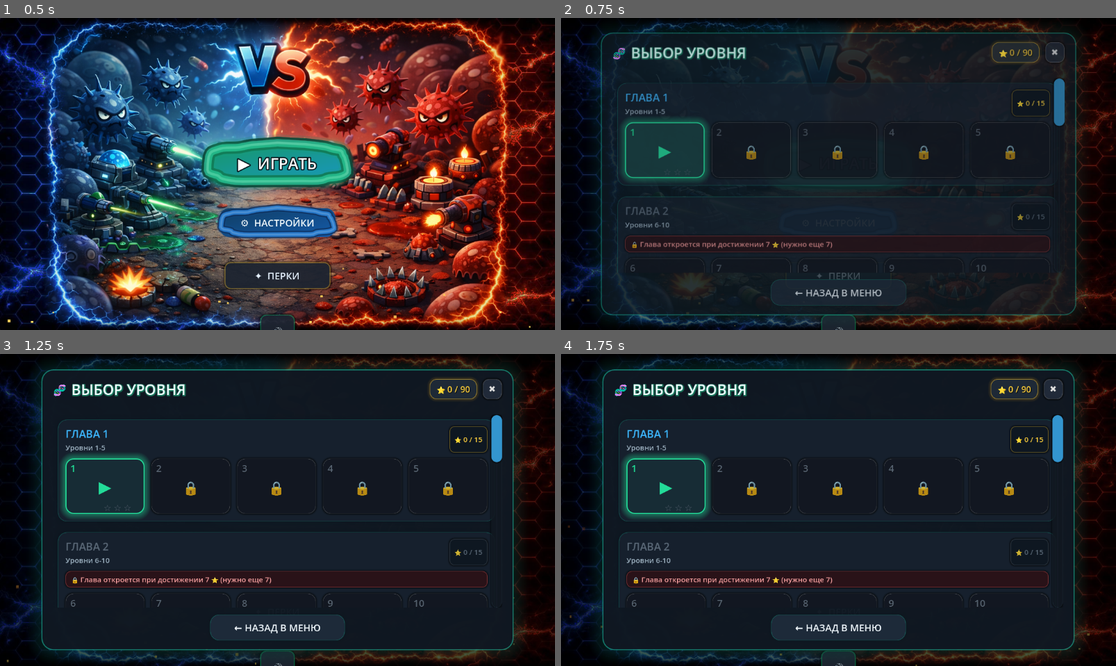
Above: before the commit, frames 1-4 (two rows, left to right).
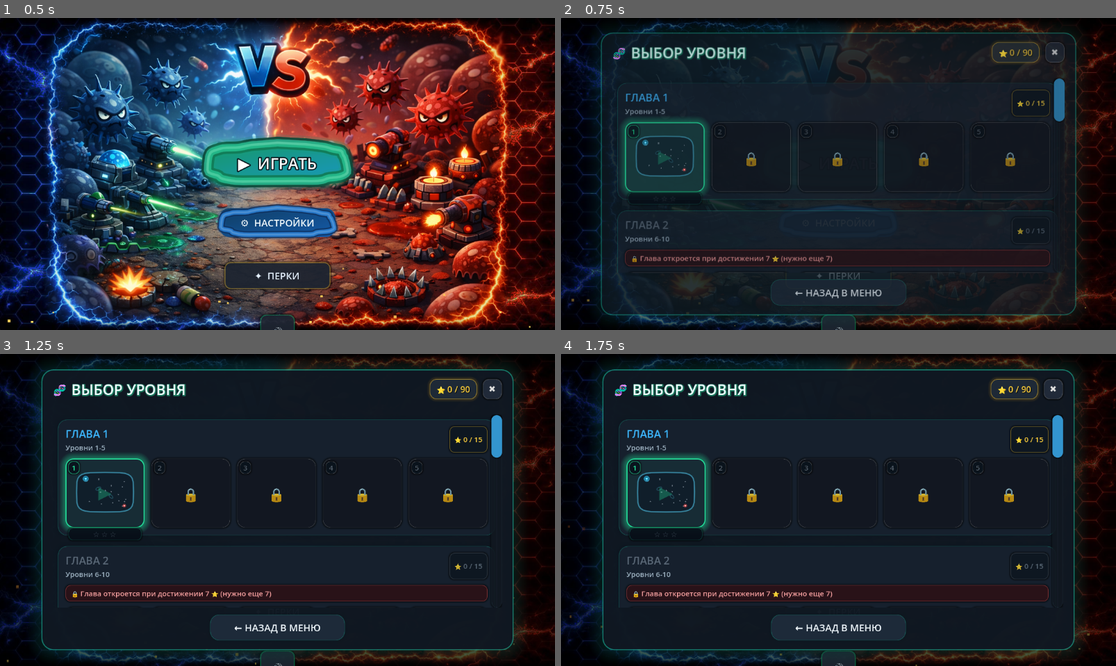
Above: after the commit, the same moments.

Repository: alexey231090/CellColony
Game: Godot game, scene res://scenes/ui/main_menu/main_menu.tscn
The game is run twice, just before and just after one commit, with the same random seed, the same clock (stepped at 60 frames per second) and the same inputs.
Inputs:
- Up to frame 1 (0.5 s): no input
- Up to frame 2 (0.75 s): click "▶ ИГРАТЬ" at 0.5 s
- Up to frame 3 (1.25 s): no input
- Up to frame 4 (1.75 s): click "▶ ИГРАТЬ" at 1.25 s

Frame 1 is identical in both runs. In frame 2, 3.8% of the frame differs, in the area x 10-91%, y 31-82%; in frame 3, 4.0%; in frame 4, 4.0%.

Commit message:
feat: add map preview and improve level cards

Diff:
--- a/scenes/ui/main_menu/main_menu.gd
+++ b/scenes/ui/main_menu/main_menu.gd
@@ -40,13 +40,14 @@
 const MUSIC_BUS_NAME: StringName = &"Music"
 const DEV_CONSOLE_SCENE := preload("res://scenes/ui/dev_console.tscn")
 const BUTTON_HOVER_SOUND := preload("res://audio/Button_click.ogg")
-const BUTTON_HOVER_VOLUME_DB: float = -8.0
+const BUTTON_HOVER_VOLUME_DB: float = 0.0
 const BUTTON_CLICK_SOUND := preload("res://audio/clickWhooh.ogg")
 const BUTTON_CLICK_VOLUME_DB: float = -14.0
 const BUTTON_CLICK_PITCH_SCALE: float = 1.8
 const SHIELD_ICON := preload("res://assets/sprites/shield.png")
 const RAPID_FIRE_ICON := preload("res://assets/sprites/speedfire2.png")
 const SPEED_ICON := preload("res://assets/sprites/speed.png")
+const LEVEL_MAP_PREVIEW_SCRIPT := preload("res://scripts/ui/level_map_preview.gd")
 
 class MenuPerkIcon extends Control:
 	var perk_id: String = ""
@@ -987,94 +988,132 @@
 	var is_current_target := is_unlocked and (level_num == unlocked_levels)
 
 	var btn = Button.new()
-	# Адаптивный размер: расширяется по горизонтали, чтобы гармонично заполнять колонку
-	btn.custom_minimum_size = Vector2(90, 115)
+	# Увеличенная высота карточки для отличного отображения номера, карты и звезд
+	btn.custom_minimum_size = Vector2(96, 144)
 	btn.size_flags_horizontal = Control.SIZE_EXPAND_FILL
 	btn.mouse_default_cursor_shape = Control.CURSOR_POINTING_HAND if is_unlocked else Control.CURSOR_FORBIDDEN
 
-	var num_lbl = Label.new()
+	# 1. Верхний бейдж номера уровня
+	var num_pill := PanelContainer.new()
+	num_pill.set_anchors_and_offsets_preset(Control.PRESET_TOP_LEFT)
+	num_pill.position = Vector2(6, 6)
+	num_pill.mouse_filter = Control.MOUSE_FILTER_IGNORE
+
+	var num_pill_border := (LEVEL_ACCENT * Color(1, 1, 1, 0.8)) if is_current_target else (LEVEL_PANEL_BORDER * Color(1, 1, 1, 0.5) if is_unlocked else Color(1, 1, 1, 0.12))
+	var num_pill_sb := _make_stylebox(Color(0.04, 0.08, 0.12, 0.85), 8, 1, num_pill_border)
+	num_pill_sb.content_margin_left = 7
+	num_pill_sb.content_margin_right = 7
+	num_pill_sb.content_margin_top = 2
+	num_pill_sb.content_margin_bottom = 2
+	num_pill.add_theme_stylebox_override("panel", num_pill_sb)
+
+	var num_lbl := Label.new()
 	num_lbl.text = str(level_num)
-	num_lbl.set_anchors_and_offsets_preset(Control.PRESET_TOP_LEFT)
 	num_lbl.mouse_filter = Control.MOUSE_FILTER_IGNORE
-	num_lbl.position = Vector2(10, 6)
-	var num_settings = LabelSettings.new()
+	var num_settings := LabelSettings.new()
 	num_settings.font = level_ui_font
-	num_settings.font_size = 20
-	num_settings.shadow_color = Color(0, 0, 0, 0.4)
+	num_settings.font_size = 15
+	num_settings.font_color = LEVEL_ACCENT if is_current_target else (LEVEL_TEXT if is_unlocked else LEVEL_LOCKED_TEXT)
+	num_settings.shadow_color = Color(0, 0, 0, 0.6)
 	num_settings.shadow_offset = Vector2(0, 1)
 	num_lbl.label_settings = num_settings
-
-	var icon_lbl = Label.new()
+	num_pill.add_child(num_lbl)
+
+	# 2. Центральная иконка (полупрозрачный ▶ для текущего, 🔒 для закрытого)
+	var icon_lbl := Label.new()
 	icon_lbl.set_anchors_and_offsets_preset(Control.PRESET_FULL_RECT)
+	icon_lbl.offset_top = 26
+	icon_lbl.offset_bottom = -32
 	icon_lbl.horizontal_alignment = HORIZONTAL_ALIGNMENT_CENTER
 	icon_lbl.vertical_alignment = VERTICAL_ALIGNMENT_CENTER
 	icon_lbl.mouse_filter = Control.MOUSE_FILTER_IGNORE
 
-	var stars_lbl = Label.new()
+	# 3. Нижний стеклянный трей звезд
+	var stars_tray := PanelContainer.new()
+	stars_tray.set_anchors_and_offsets_preset(Control.PRESET_BOTTOM_WIDE)
+	stars_tray.custom_minimum_size.y = 26
+	stars_tray.offset_left = 6
+	stars_tray.offset_right = -6
+	stars_tray.offset_bottom = -6
+	stars_tray.mouse_filter = Control.MOUSE_FILTER_IGNORE
+
+	var tray_border := (LEVEL_ACCENT_GOLD * Color(1, 1, 1, 0.5)) if best_stars > 0 else (LEVEL_PANEL_BORDER * Color(1, 1, 1, 0.3) if is_unlocked else Color(1, 1, 1, 0.08))
+	var tray_sb := _make_stylebox(Color(0.03, 0.06, 0.10, 0.88), 9, 1, tray_border)
+	tray_sb.content_margin_left = 4
+	tray_sb.content_margin_right = 4
+	tray_sb.content_margin_top = 2
+	tray_sb.content_margin_bottom = 2
+	stars_tray.add_theme_stylebox_override("panel", tray_sb)
+
+	var stars_lbl := Label.new()
 	stars_lbl.text = stars_text
-	stars_lbl.set_anchors_and_offsets_preset(Control.PRESET_BOTTOM_WIDE)
 	stars_lbl.horizontal_alignment = HORIZONTAL_ALIGNMENT_CENTER
-	stars_lbl.position.y = -26
-	stars_lbl.custom_minimum_size.y = 22
+	stars_lbl.vertical_alignment = VERTICAL_ALIGNMENT_CENTER
 	stars_lbl.mouse_filter = Control.MOUSE_FILTER_IGNORE
 
-	var stars_set = LabelSettings.new()
+	var stars_set := LabelSettings.new()
 	stars_set.font = level_ui_font
-	stars_set.font_size = 18
+	stars_set.font_size = 15
+	if best_stars > 0:
+		stars_set.font_color = LEVEL_ACCENT_GOLD
+		stars_set.outline_size = 1
+		stars_set.outline_color = Color(0.35, 0.22, 0.04, 0.9)
+		stars_set.shadow_color = Color(1.0, 0.72, 0.15, 0.4)
+		stars_set.shadow_size = 4
+	else:
+		stars_set.font_color = Color(0.48, 0.56, 0.62, 0.45)
 	stars_lbl.label_settings = stars_set
+	stars_tray.add_child(stars_lbl)
 
 	if is_unlocked:
 		_attach_hover_sound(btn)
 		_attach_click_sound(btn)
 
+		var preview_ctrl := LEVEL_MAP_PREVIEW_SCRIPT.new() as LevelMapPreview
+		var lvl_data: Dictionary = {}
+		if level_manager != null:
+			lvl_data = level_manager.get_level_data(level_num)
+		preview_ctrl.setup(lvl_data)
+		preview_ctrl.set_anchors_and_offsets_preset(Control.PRESET_FULL_RECT)
+		preview_ctrl.offset_left = 3
+		preview_ctrl.offset_right = -3
+		preview_ctrl.offset_top = 26
+		preview_ctrl.offset_bottom = -30
+		preview_ctrl.mouse_filter = Control.MOUSE_FILTER_IGNORE
+		btn.add_child(preview_ctrl)
+
+		icon_lbl.text = "▶"
+		icon_lbl.add_theme_font_size_override("font_size", 36)
+		icon_lbl.add_theme_color_override("font_color", LEVEL_ACCENT)
+
 		if is_current_target:
-			icon_lbl.text = "▶"
-			icon_lbl.add_theme_font_size_override("font_size", 34)
-			icon_lbl.modulate.a = 0.95
-			num_settings.font_color = LEVEL_ACCENT
-			icon_lbl.add_theme_color_override("font_color", LEVEL_ACCENT)
-		elif best_stars > 0:
-			icon_lbl.text = "◈"
-			icon_lbl.add_theme_font_size_override("font_size", 38)
-			icon_lbl.modulate.a = 0.85
-			num_settings.font_color = LEVEL_TEXT
-			icon_lbl.add_theme_color_override("font_color", LEVEL_ACCENT_BLUE)
+			icon_lbl.visible = true
+			icon_lbl.modulate = Color(1.0, 1.0, 1.0, 0.3)
 		else:
-			icon_lbl.text = "◉"
-			icon_lbl.add_theme_font_size_override("font_size", 38)
-			icon_lbl.modulate.a = 0.4
-			num_settings.font_color = LEVEL_TEXT
-			icon_lbl.add_theme_color_override("font_color", LEVEL_TEXT_DIM)
-
-		if best_stars > 0:
-			stars_set.font_color = LEVEL_ACCENT_GOLD
-			stars_set.outline_size = 2
-			stars_set.outline_color = Color(0.35, 0.22, 0.04, 0.9)
-			stars_set.shadow_color = Color(1.0, 0.72, 0.15, 0.35)
-			stars_set.shadow_size = 4
-		else:
-			stars_set.font_color = Color(0.55, 0.62, 0.66, 0.5)
-			stars_set.outline_size = 1
-			stars_set.outline_color = Color(0.1, 0.15, 0.2, 0.7)
+			icon_lbl.visible = false
+			icon_lbl.modulate = Color(1.0, 1.0, 1.0, 0.0)
 
 		btn.mouse_entered.connect(func():
 			btn.pivot_offset = btn.size * 0.5
-			icon_lbl.modulate.a = 1.0
+			icon_lbl.visible = true
 			var t = btn.create_tween()
 			t.tween_property(btn, "scale", Vector2(1.05, 1.05), 0.15).set_trans(Tween.TRANS_BACK).set_ease(Tween.EASE_OUT)
 			t.parallel().tween_property(btn, "modulate", Color(1.05, 1.05, 1.05, 1.0), 0.15)
+			t.parallel().tween_property(icon_lbl, "modulate:a", 0.85, 0.15)
 		)
 		btn.mouse_exited.connect(func():
 			btn.pivot_offset = btn.size * 0.5
-			icon_lbl.modulate.a = 0.85 if best_stars > 0 else (0.95 if is_current_target else 0.4)
+			var target_alpha: float = 0.3 if is_current_target else 0.0
 			var t = btn.create_tween()
 			t.tween_property(btn, "scale", Vector2(1.0, 1.0), 0.12).set_trans(Tween.TRANS_QUAD).set_ease(Tween.EASE_IN_OUT)
 			t.parallel().tween_property(btn, "modulate", Color.WHITE, 0.12)
+			t.parallel().tween_property(icon_lbl, "modulate:a", target_alpha, 0.12)
+			if not is_current_target:
+				t.tween_callback(func(): if is_instance_valid(icon_lbl) and not btn.is_hovered(): icon_lbl.visible = false)
 		)
 		btn.pressed.connect(_open_difficulty_panel.bind(level_num))
 
 		if is_current_target:
-			# Акцентный светящийся стиль для текущего уровня
 			var active_sb = _make_stylebox(Color(0.09, 0.16, 0.20, 0.96), 16, 2, LEVEL_ACCENT)
 			active_sb.shadow_size = 14
 			active_sb.shadow_color = LEVEL_ACCENT * Color(1, 1, 1, 0.4)
@@ -1099,20 +1138,21 @@
 			btn.add_theme_stylebox_override("pressed", _make_stylebox(LEVEL_CARD_PRESSED, 16, 2, LEVEL_ACCENT_BLUE))
 			btn.add_theme_stylebox_override("focus", hover_sb.duplicate())
 	else:
+		icon_lbl.offset_top = 0
+		icon_lbl.offset_bottom = 0
 		icon_lbl.text = "🔒"
 		icon_lbl.add_theme_font_size_override("font_size", 34)
-		num_settings.font_color = LEVEL_LOCKED_TEXT
 		icon_lbl.add_theme_color_override("font_color", LEVEL_LOCKED_TEXT)
-		stars_lbl.visible = false
+		stars_tray.visible = false
 		btn.disabled = true
 
 		var locked_sb = _make_stylebox(LEVEL_LOCKED_BG, 16, 1, Color(1, 1, 1, 0.08))
 		btn.add_theme_stylebox_override("normal", locked_sb)
 		btn.add_theme_stylebox_override("disabled", locked_sb)
 
-	btn.add_child(num_lbl)
 	btn.add_child(icon_lbl)
-	btn.add_child(stars_lbl)
+	btn.add_child(num_pill)
+	btn.add_child(stars_tray)
 	return btn
 
 func _setup_ui_hover_sound() -> void:
--- a/scenes/ui/pause_menu.gd
+++ b/scenes/ui/pause_menu.gd
@@ -16,7 +16,7 @@
 const MASTER_BUS_NAME: StringName = &"Master"
 const MUSIC_BUS_NAME: StringName = &"Music"
 const BUTTON_HOVER_SOUND := preload("res://audio/Button_click.ogg")
-const BUTTON_HOVER_VOLUME_DB: float = -8.0
+const BUTTON_HOVER_VOLUME_DB: float = 0.0
 const BUTTON_CLICK_SOUND := preload("res://audio/clickWhooh.ogg")
 const BUTTON_CLICK_VOLUME_DB: float = -14.0
 const BUTTON_CLICK_PITCH_SCALE: float = 1.8
--- a/scenes/ui/victory_menu.gd
+++ b/scenes/ui/victory_menu.gd
@@ -12,7 +12,7 @@
 const MASTER_BUS_NAME: StringName = &"Master"
 const MUSIC_BUS_NAME: StringName = &"Music"
 const BUTTON_HOVER_SOUND := preload("res://audio/Button_click.ogg")
-const BUTTON_HOVER_VOLUME_DB: float = -8.0
+const BUTTON_HOVER_VOLUME_DB: float = 0.0
 const BUTTON_CLICK_SOUND := preload("res://audio/clickWhooh.ogg")
 const BUTTON_CLICK_VOLUME_DB: float = -14.0
 const BUTTON_CLICK_PITCH_SCALE: float = 1.8
--- /dev/null
+++ b/scripts/ui/level_map_preview.gd
@@ -0,0 +1,213 @@
+extends Control
+class_name LevelMapPreview
+
+const SPAWN_SLOTS_NORMALIZED: Array[Vector2] = [
+	Vector2(-0.68, -0.68),
+	Vector2(0.68, 0.68),
+	Vector2(0.68, -0.68),
+	Vector2(-0.68, 0.68),
+]
+
+const DEFAULT_ENEMY_TYPES: Array[int] = [
+	2, # ENEMY_RED
+	3, # ENEMY_GREEN
+	4, # ENEMY_YELLOW
+]
+
+const COLOR_PLAYER := Color(0.20, 0.80, 1.0, 1.0)
+const COLOR_ENEMY_RED := Color(1.0, 0.32, 0.32, 1.0)
+const COLOR_ENEMY_GREEN := Color(0.35, 0.95, 0.45, 1.0)
+const COLOR_ENEMY_YELLOW := Color(1.0, 0.85, 0.25, 1.0)
+const COLOR_NEUTRAL := Color(0.85, 0.90, 0.95, 0.45)
+
+var level_data: Dictionary = {}
+
+func _ready() -> void:
+	mouse_filter = Control.MOUSE_FILTER_IGNORE
+	resized.connect(queue_redraw)
+
+func setup(data: Dictionary) -> void:
+	level_data = data
+	mouse_filter = Control.MOUSE_FILTER_IGNORE
+	queue_redraw()
+
+func _draw() -> void:
+	if level_data.is_empty():
+		return
+
+	var rect_size := size
+	if rect_size.x <= 2.0 or rect_size.y <= 2.0:
+		return
+
+	var shape_size: Vector2 = level_data.get("shape_size", Vector2(7200, 5000))
+	var total_world_w: float = maxf(100.0, shape_size.x)
+	var total_world_h: float = maxf(100.0, shape_size.y)
+
+	var pad: float = 3.0
+	var avail_w: float = maxf(10.0, rect_size.x - pad * 2.0)
+	var avail_h: float = maxf(10.0, rect_size.y - pad * 2.0)
+	var scale_factor: float = minf(avail_w / total_world_w, avail_h / total_world_h)
+	var center_offset: Vector2 = rect_size * 0.5
+
+	# 1. Построение контура арены
+	var segments: int = 28
+	var shape_power: float = float(level_data.get("shape_power", 4.6))
+	var exponent: float = maxf(0.1, 2.0 / maxf(0.1, shape_power))
+	var hx: float = shape_size.x * 0.5
+	var hy: float = shape_size.y * 0.5
+	var arena_pts := PackedVector2Array()
+
+	for i in range(segments):
+		var angle: float = (TAU / float(segments)) * float(i)
+		var c: float = cos(angle)
+		var s: float = sin(angle)
+		var base := Vector2(
+			signf(c) * pow(absf(c), exponent) * hx,
+			signf(s) * pow(absf(s), exponent) * hy
+		)
+		var screen_pt: Vector2 = center_offset + base * scale_factor
+		arena_pts.append(screen_pt)
+
+	var chapter: int = int(level_data.get("chapter", 1))
+	var ch_colors := _get_chapter_colors(chapter)
+
+	if arena_pts.size() >= 3:
+		# Фон арены
+		draw_colored_polygon(arena_pts, Color(0.06, 0.11, 0.16, 0.85))
+
+		# Обводка арены с учетом палитры главы
+		var arena_loop := arena_pts.duplicate()
+		arena_loop.append(arena_loop[0])
+		draw_polyline(arena_loop, ch_colors.border, 1.5, true)
+		draw_polyline(arena_loop, ch_colors.highlight, 0.8, true)
+
+	# 2. Отрисовка островов
+	if bool(level_data.get("has_islands", false)):
+		var island_specs: Array = level_data.get("island_specs", [])
+		var island_count: int = int(level_data.get("island_count", island_specs.size()))
+		var island_radius: float = float(level_data.get("island_radius", 300.0))
+		var outer_radius: float = minf(shape_size.x, shape_size.y) * 0.5
+
+		for i in range(island_count):
+			var spec: Dictionary = island_specs[i] if i < island_specs.size() else {}
+			var center_ratio: Vector2 = spec.get("center_ratio", Vector2.ZERO)
+			var island_world_center: Vector2 = center_ratio * outer_radius
+			var rx: float = float(spec.get("radius_x", island_radius))
+			var ry: float = float(spec.get("radius_y", island_radius * 0.65))
+			var rot: float = float(spec.get("rotation", 0.0))
+			var isegs: int = 12
+			var island_pts := PackedVector2Array()
+
+			for s_idx in range(isegs):
+				var a: float = (TAU / float(isegs)) * float(s_idx)
+				var dir := Vector2(cos(a), sin(a))
+				var local := Vector2(dir.x * rx, dir.y * ry).rotated(rot)
+				var world_p: Vector2 = island_world_center + local
+				island_pts.append(center_offset + world_p * scale_factor)
+
+			if island_pts.size() >= 3:
+				draw_colored_polygon(island_pts, Color(0.03, 0.07, 0.10, 0.95))
+				var island_loop := island_pts.duplicate()
+				island_loop.append(island_loop[0])
+				draw_polyline(island_loop, ch_colors.island_border, 1.0, true)
+
+	# 3. Отрисовка нейтральных клеток (рассеянные точки)
+	var neutral_count: int = mini(18, int(level_data.get("num_neutrals", 40)))
+	var neutral_seed: int = int(level_data.get("seed", 42)) + 555
+	var rng := RandomNumberGenerator.new()
+	rng.seed = neutral_seed
+
+	for n in range(neutral_count):
+		var nx: float = rng.randf_range(-hx * 0.75, hx * 0.75)
+		var ny: float = rng.randf_range(-hy * 0.75, hy * 0.75)
+		var n_screen: Vector2 = center_offset + Vector2(nx, ny) * scale_factor
+		draw_circle(n_screen, 1.2, COLOR_NEUTRAL)
+
+	# 4. Спавны врагов
+	var num_enemies: int = int(level_data.get("num_enemies", 1))
+	var enemy_spawn_slots: Array = level_data.get("enemy_spawn_slots", [1, 2, 3])
+	var configured_enemy_types: Array = level_data.get("enemy_types", [])
+
+	for i in range(1, num_enemies + 1):
+		if i > DEFAULT_ENEMY_TYPES.size():
+			break
+		var spawn_slot_idx: int = i
+		if i - 1 < enemy_spawn_slots.size():
+			spawn_slot_idx = clampi(int(enemy_spawn_slots[i - 1]), 0, SPAWN_SLOTS_NORMALIZED.size() - 1)
+		var raw_pos: Vector2 = SPAWN_SLOTS_NORMALIZED[spawn_slot_idx] * Vector2(hx, hy)
+		var enemy_pos: Vector2 = center_offset + raw_pos * scale_factor
+
+		var enemy_type: int = DEFAULT_ENEMY_TYPES[i - 1]
+		if i - 1 < configured_enemy_types.size():
+			enemy_type = int(configured_enemy_types[i - 1])
+		elif i == 1:
+			enemy_type = int(level_data.get("enemy_type", enemy_type))
+
+		var enemy_color := _get_enemy_color(enemy_type)
+		# Свечение врага
+		draw_circle(enemy_pos, 4.0, enemy_color * Color(1, 1, 1, 0.35))
+		# Ядро врага
+		draw_circle(enemy_pos, 2.4, enemy_color)
+		# Блик в центре
+		draw_circle(enemy_pos, 1.0, Color(1.0, 1.0, 1.0, 0.9))
+
+	# 5. Спавн игрока (голубая точка с кольцом / ореолом)
+	var player_spawn_slot: int = clampi(int(level_data.get("player_spawn_slot", 0)), 0, SPAWN_SLOTS_NORMALIZED.size() - 1)
+	var player_raw_pos: Vector2 = SPAWN_SLOTS_NORMALIZED[player_spawn_slot] * Vector2(hx, hy)
+	var player_pos: Vector2 = center_offset + player_raw_pos * scale_factor
+
+	# Ореол спавна игрока
+	draw_arc(player_pos, 5.0, 0.0, TAU, 16, Color(COLOR_PLAYER.r, COLOR_PLAYER.g, COLOR_PLAYER.b, 0.65), 1.0, true)
+	draw_circle(player_pos, 4.0, COLOR_PLAYER * Color(1, 1, 1, 0.35))
+	draw_circle(player_pos, 2.6, COLOR_PLAYER)
+	draw_circle(player_pos, 1.1, Color(1.0, 1.0, 1.0, 0.95))
+
+func _get_enemy_color(enemy_type: int) -> Color:
+	match enemy_type:
+		2: # ENEMY_RED
+			return COLOR_ENEMY_RED
+		3: # ENEMY_GREEN
+			return COLOR_ENEMY_GREEN
+		4: # ENEMY_YELLOW
+			return COLOR_ENEMY_YELLOW
+		_:
+			return COLOR_ENEMY_RED
+
+func _get_chapter_colors(chapter: int) -> Dictionary:
+	match chapter:
+		2:
+			return {
+				"border": Color(0.55, 0.90, 0.30, 0.70),
+				"highlight": Color(0.75, 1.0, 0.50, 0.30),
+				"island_border": Color(0.40, 0.75, 0.25, 0.55)
+			}
+		3:
+			return {
+				"border": Color(0.95, 0.65, 0.18, 0.70),
+				"highlight": Color(1.0, 0.85, 0.45, 0.30),
+				"island_border": Color(0.75, 0.50, 0.15, 0.55)
+			}
+		4:
+			return {
+				"border": Color(0.78, 0.36, 0.96, 0.70),
+				"highlight": Color(0.90, 0.65, 1.0, 0.30),
+				"island_border": Color(0.60, 0.28, 0.75, 0.55)
+			}
+		5:
+			return {
+				"border": Color(0.95, 0.45, 0.40, 0.70),
+				"highlight": Color(1.0, 0.70, 0.65, 0.30),
+				"island_border": Color(0.75, 0.32, 0.30, 0.55)
+			}
+		6:
+			return {
+				"border": Color(0.32, 0.65, 1.0, 0.70),
+				"highlight": Color(0.65, 0.85, 1.0, 0.30),
+				"island_border": Color(0.25, 0.52, 0.80, 0.55)
+			}
+		_:
+			return {
+				"border": Color(0.22, 0.58, 0.70, 0.65),
+				"highlight": Color(0.40, 0.82, 0.95, 0.25),
+				"island_border": Color(0.18, 0.42, 0.50, 0.55)
+			}
Not shown, added: scripts/ui/level_map_preview.gd.uid
Not shown, changed: REFERENCE.md
